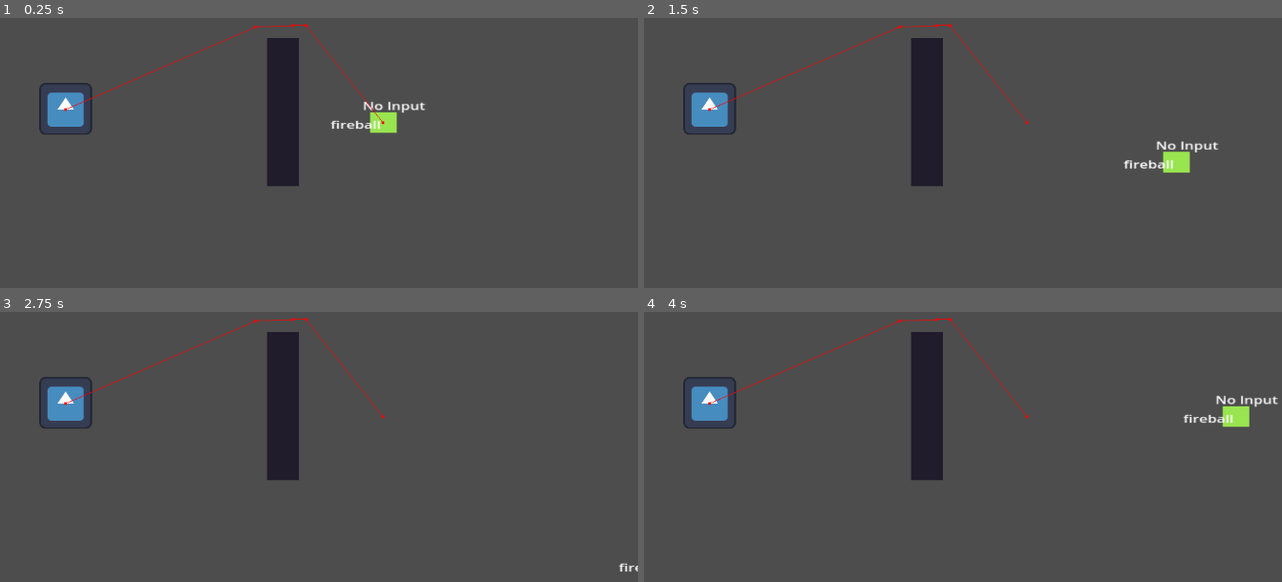
Above: before the commit, frames 1-4 (two rows, left to right).
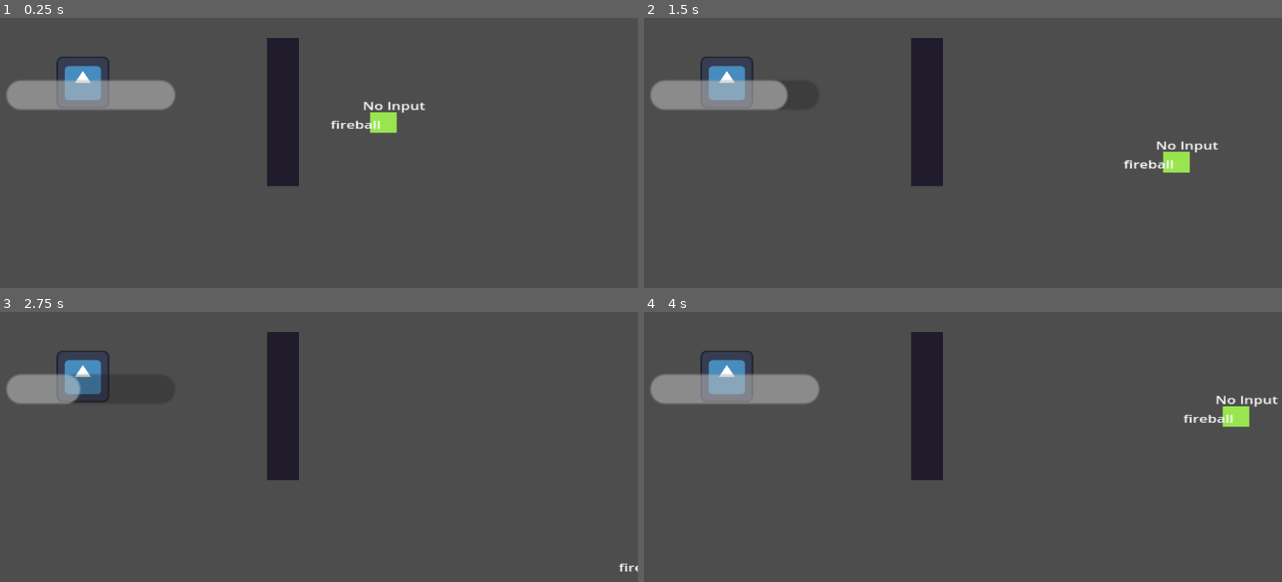
Above: after the commit, the same moments.

Repository: 8bitbiochemist/Pirate-game-jam
Game: Godot game, scene res://Scenes/Game.tscn
The game is run twice, just before and just after one commit, with the same random seed, the same clock (stepped at 60 frames per second) and the same inputs. The engine's default icon, where the game draws it, is replaced by a stand-in: a white triangle on a blue panel in a dark square.
Inputs (mouse positions are in pixels of both pictures, inside the frame that each line leads up to):
- Up to frame 1 (0.25 s): no input
- Up to frame 2 (1.5 s): tap Enter at 0.5 s; move the mouse to (1071, 93) at 0.52 s; hold D (move_right) 0.53-1.28 s; hold Space (damage_test, bound only after the commit) 0.53-1.28 s; move the mouse to (746, 136) at 1.27 s; hold S (move_down) from 1.28 s (still down); right-click (746, 136) at 1.35 s
- Up to frame 3 (2.75 s): tap Space (damage_test, bound only after the commit) at 1.55, 2.3 s; move the mouse to (331, 314) at 2.02 s; release S (move_down) at 2.03 s; press the mouse at (331, 314) at 2.03 s; hold D (move_right) from 2.03 s (still down)
- Up to frame 4 (4 s): move the mouse to (860, 495) at 2.77 s; release D (move_right) at 2.78 s; release the mouse at (860, 495) at 2.78 s; hold W (move_up) 2.78-3.53 s; tap Mouse wheel down (wheel_down) at 2.85 s; tap Space (damage_test, bound only after the commit) at 3.05 s; move the mouse to (1128, 474) at 3.52 s; hold A (move_left) from 3.53 s (still down); hold Space (damage_test, bound only after the commit) from 3.53 s (still down); tap Mouse wheel up (wheel_up) at 3.6 s

The runs differ from the first frame. In frame 1, 3.9% of the frame differs, in the area x 1-61%, y 2-44%; in frame 2, 3.3%; in frame 3, 2.7%; in frame 4, 3.9%.

Commit message:
Health Component made

Diff:
--- a/Scenes/Enemy.tscn
+++ b/Scenes/Enemy.tscn
@@ -1,7 +1,8 @@
-[gd_scene load_steps=5 format=3 uid="uid://xqlhdok8j6on"]
+[gd_scene load_steps=6 format=3 uid="uid://xqlhdok8j6on"]
 
 [ext_resource type="Texture2D" uid="uid://b51mdpicor1am" path="res://Sprites/icon.svg" id="1_t4bp7"]
 [ext_resource type="Script" path="res://Scripts/Enemy.gd" id="1_ux55x"]
+[ext_resource type="PackedScene" uid="uid://cxjh31ymand0n" path="res://Scenes/health_component.tscn" id="3_8ho3x"]
 
 [sub_resource type="RectangleShape2D" id="RectangleShape2D_btvnk"]
 
@@ -9,6 +10,7 @@
 radius = 54.0093
 
 [node name="CharacterBody2D" type="CharacterBody2D"]
+position = Vector2(219, 119)
 collision_layer = 2
 collision_mask = 2
 motion_mode = 1
@@ -29,8 +31,8 @@
 [node name="CollisionShape2D" type="CollisionShape2D" parent="Detection"]
 shape = SubResource("CircleShape2D_gxpud")
 
-[node name="NavigationAgent2D" type="NavigationAgent2D" parent="."]
-debug_enabled = true
+[node name="Health Component" parent="." instance=ExtResource("3_8ho3x")]
+position = Vector2(-29, -1)
 
 [connection signal="body_entered" from="Detection" to="." method="_on_detection_body_entered"]
 [connection signal="body_exited" from="Detection" to="." method="_on_detection_body_exited"]
--- a/Scenes/Game.tscn
+++ b/Scenes/Game.tscn
@@ -1139,16 +1139,10 @@
 navigation_layer_0/layers = 1
 sources/0 = SubResource("TileSetAtlasSource_gsuf8")
 
-[sub_resource type="NavigationPolygon" id="NavigationPolygon_wmp2b"]
-vertices = PackedVector2Array(653, 422, 653, 423, 651, 189, 575, 415, 532, 619, 21, 626, 21, 18, 575, 191, 1127, 9, 631, 189, 1127, 624, 672, 623)
-polygons = Array[PackedInt32Array]([PackedInt32Array(0, 1, 2), PackedInt32Array(3, 4, 5, 6, 7), PackedInt32Array(7, 6, 8, 9), PackedInt32Array(2, 9, 8), PackedInt32Array(2, 8, 10, 11, 0)])
-outlines = Array[PackedVector2Array]([PackedVector2Array(11, 9, 11, 637, 541, 629, 585, 415, 585, 201, 631, 199, 641, 199, 643, 423, 663, 633, 1137, 635, 1137, -1)])
-source_geometry_group_name = &"navigation_polygon_source_group"
-
 [node name="game" type="Node2D"]
 
 [node name="Enemigo" parent="." instance=ExtResource("3_dkbso")]
-position = Vector2(288, 316)
+position = Vector2(314, 276)
 scale = Vector2(3.98254, 4.03488)
 collision_mask = 6
 
@@ -1162,6 +1156,3 @@
 tile_set = SubResource("TileSet_1l82r")
 format = 2
 layer_0/tile_data = PackedInt32Array(852006, 327680, 3, 917542, 327680, 3, 983078, 327680, 3, 1048614, 327680, 3, 11141 …(748 unchanged characters)…
-
-[node name="NavigationRegion2D" type="NavigationRegion2D" parent="."]
-navigation_polygon = SubResource("NavigationPolygon_wmp2b")
--- /dev/null
+++ b/Scenes/dagger.gd
@@ -0,0 +1,3 @@
+extends Node2D
+
+@export var damage = 3
--- /dev/null
+++ b/Scenes/dagger.tscn
@@ -0,0 +1,6 @@
+[gd_scene load_steps=2 format=3 uid="uid://dogep0an8i3ia"]
+
+[ext_resource type="Script" path="res://Scenes/dagger.gd" id="1_s0wn8"]
+
+[node name="dagger" type="Node2D"]
+script = ExtResource("1_s0wn8")
--- /dev/null
+++ b/Scenes/health_component.tscn
@@ -0,0 +1,18 @@
+[gd_scene load_steps=3 format=3 uid="uid://cxjh31ymand0n"]
+
+[ext_resource type="Script" path="res://Scripts/health_component.gd" id="1_72ct6"]
+
+[sub_resource type="Theme" id="Theme_25qbj"]
+
+[node name="Health Component" type="Node2D"]
+script = ExtResource("1_72ct6")
+
+[node name="health_bar" type="ProgressBar" parent="."]
+offset_right = 64.0
+offset_bottom = 11.0
+theme = SubResource("Theme_25qbj")
+theme_override_colors/font_color = Color(0.277588, 0.630194, 0.379938, 1)
+theme_override_colors/font_outline_color = Color(0, 0, 0, 1)
+max_value = 5.0
+step = 1.0
+show_percentage = false
--- a/Scripts/Enemy.gd
+++ b/Scripts/Enemy.gd
@@ -3,34 +3,12 @@
 @export var speed = 150 #speed of enemy
 var player_chase = false #boolean that tells enemy to chase the player or not
 var player = null
-@onready var navi_agent: NavigationAgent2D = $NavigationAgent2D #navigationagent2d import
 var movement_target_position : Vector2 = Vector2(767,336)
 
-func _ready():
-	navi_agent.path_desired_distance = 4.0
-	navi_agent.target_desired_distance = 4.0
-
-	call_deferred("actor_setup")
-
-func actor_setup():
-		await get_tree().physics_frame
-		set_movement_target(movement_target_position)
-
-
-
-func set_movement_target(movement_target: Vector2):
-	navi_agent.target_position = movement_target
-
-
 func _physics_process(_delta):
-	if navi_agent.is_navigation_finished():
-		return
 	velocity = Vector2.ZERO
 	if player_chase:
-		var current_agent_position: Vector2 = global_position
-		var next_path_position: Vector2 = navi_agent.get_next_path_position()
 		velocity = position.direction_to(player.position) * speed
-		velocity = current_agent_position.direction_to(next_path_position) * speed
 		move_and_slide()
 
 func _on_detection_body_entered(_body): # function that makes the enemy chase the player when player
--- /dev/null
+++ b/Scripts/health_component.gd
@@ -0,0 +1,25 @@
+extends Node2D
+
+const MAX_HEALTH = 5
+var current_health = MAX_HEALTH
+
+
+func _ready():
+	update_health_ui()
+	$health_bar.max_value = MAX_HEALTH
+
+func update_health_ui():
+	set_health_bar()
+
+func set_health_bar():
+	$health_bar.value = current_health
+
+func _input(event: InputEvent) -> void:
+	if event.is_action_pressed("damage_test"):
+		damage()
+
+func damage():
+	current_health -= 1
+	if current_health <= 0:
+		current_health = MAX_HEALTH
+	update_health_ui()
--- a/project.godot
+++ b/project.godot
@@ -61,6 +61,11 @@
 "events": [Object(InputEventMouseButton,"resource_local_to_scene":false,"resource_name":"","device":-1,"window_id":0,"a …(259 unchanged characters)…
 ]
 }
+damage_test={
+"deadzone": 0.5,
+"events": [Object(InputEventKey,"resource_local_to_scene":false,"resource_name":"","device":-1,"window_id":0,"alt_pressed":false,"shift_pressed":false,"ctrl_pressed":false,"meta_pressed":false,"pressed":false,"keycode":0,"physical_keycode":32,"key_label":0,"unicode":32,"echo":false,"script":null)
+]
+}
 
 [layer_names]
 
Not shown: 1 places in Scenes/Game.tscn that only renumber resources
